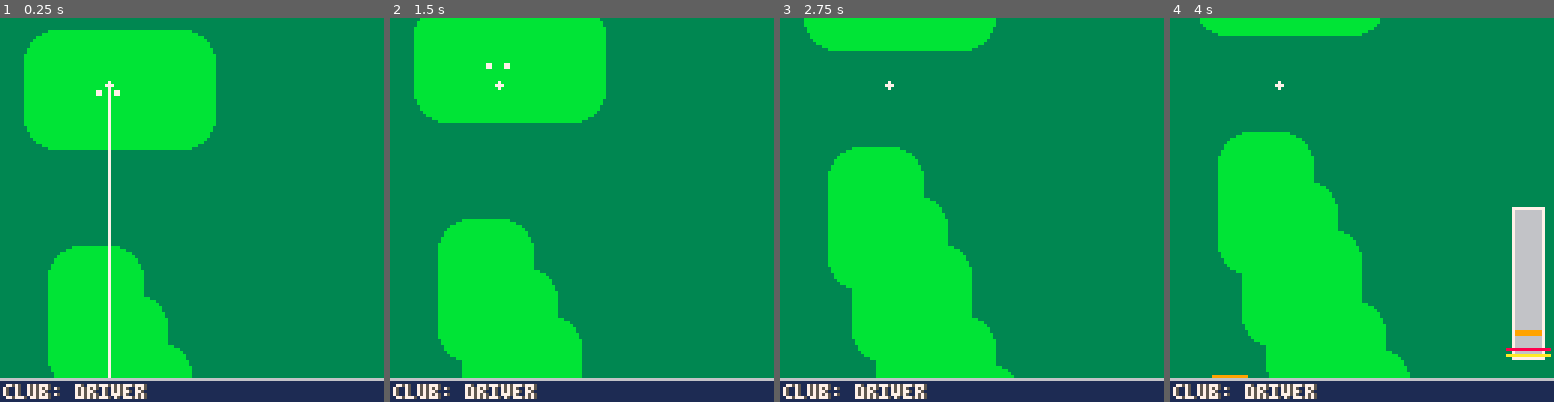
Above: before the commit, frames 1-4 (left to right).
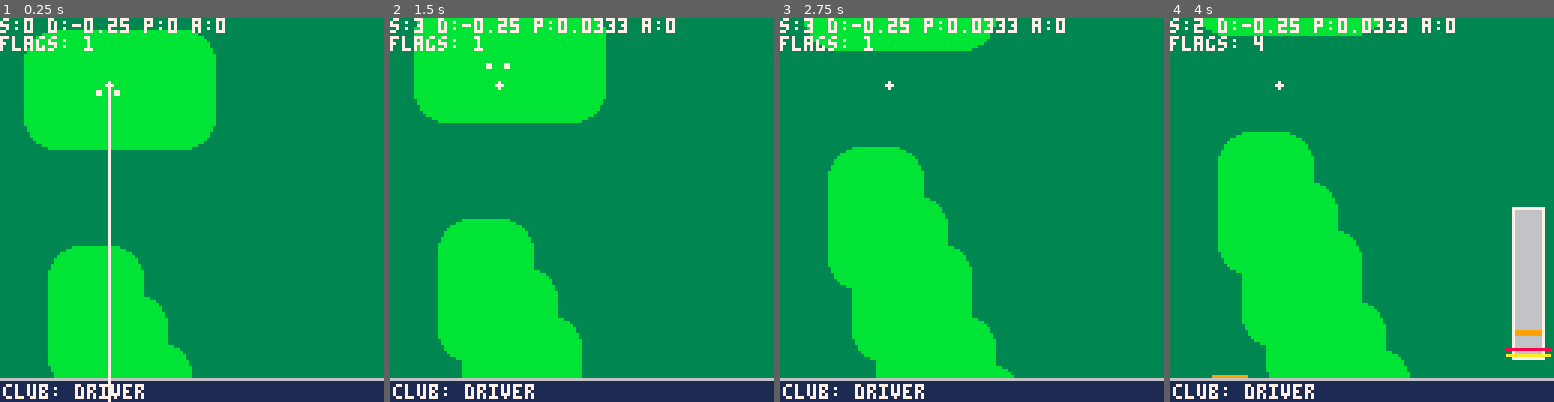
Above: after the commit, the same moments.

Repository: sthilaid/pico-8-carts
Game: PICO-8 cartridge golf.p8
Same seed, same stepped clock (60 frames per second), same inputs: the game is played once before the commit and once after it.
Inputs:
- Up to frame 1 (0.25 s): no input
- Up to frame 2 (1.5 s): tap X (X key) at 0.33, 1.07 s; tap O (Z key) at 0.7 s
- Up to frame 3 (2.75 s): hold Right 1.6-2.1 s; tap O (Z key) at 1.7, 2.1, 2.5 s; tap X (X key) at 1.85 s; hold Up 2.15-2.42 s; hold Right from 2.47 s (still down)
- Up to frame 4 (4 s): tap O (Z key) at 2.9, 3.3, 3.7 s; tap X (X key) at 2.97 s; release Right at 3.03 s; hold Left 3.08-3.58 s; hold Down 3.63-3.97 s

The runs differ from the first frame. In frame 1, 1.6% of the frame differs, in the area x 0-59%, y 0-100%; in frame 2, 1.8%; in frame 3, 1.8%; in frame 4, 1.8%, in the area x 0-75%, y 0-100%.

Commit message:
implemented oob state in golf

Diff:
--- a/golf.p8
+++ b/golf.p8
@@ -11,11 +11,17 @@
 btn_o       = 4
 btn_x       = 5
 
-flag_green  = 0
+flag_fairway= 0
 flag_sand   = 1
 flag_turf   = 2
 flag_start  = 6
 flag_hole   = 7
+
+state_idle              = 0
+state_swing_power       = 1
+state_swing_accuracy    = 2
+state_swing_action      = 3
+state_oob               = 4
 
 g_gravity               = -9.8
 g_aim_rot_accel         = 0.1
@@ -59,6 +65,8 @@
 
 g_ball_x, g_ball_y, g_ball_z    = 0,0,0
 g_ball_vx, g_ball_vy, g_ball_vz = 0,0,0
+g_ball_takeoff_x, g_ball_takeoff_y = 0,0
+g_ball_ground_flags = 1 << flag_fairway
 
 g_frame_offset_x = 0
 g_frame_offset_y = 0
@@ -107,6 +115,7 @@
 
    update_state_transitions()
    update_state(dt)
+   g_stateTime += dt
 end
 
 function _draw()
@@ -121,11 +130,6 @@
 -->8
 -- input & states
 
-state_idle              = 0
-state_swing_power       = 1
-state_swing_accuracy    = 2
-state_swing_action      = 3
-
 function calcSwingPower()
    if (g_clubs[g_club_index].powerTarget < 0) return g_swing_power
 
@@ -143,7 +147,7 @@
    local total_range = g_swing_power - (target + range)
    local outrangeRatio = clamp(0,1,invlerp(0, total_range, abs(delta) - range))
    local precisionAnglePenality = lerp(0.001, 0.125, outrangeRatio)
-   local precisionDir = (rnd() > 0.5 and 1) or -1
+   local precisionDir = sgn(delta) -- (rnd() > 0.5 and 1) or -1
    local finalAngle = standardize_angle(g_aim_angle + precisionDir * precisionAnglePenality)
    -- print(g_swing_accuracy,0,40)
    -- print(outrangeRatio)
@@ -153,13 +157,27 @@
    return finalAngle
 end
 
+function get_ball_flags()
+   local px,py = g_ball_x * g_course.worldPixelRatio, g_ball_y * g_course.worldPixelRatio
+   local mx,my = g_course.x0 + px \ 8, g_course.y0 + py \ 8
+   local isOOB = (mx < g_course.x0) or (mx > g_course.x0+g_course.w) or (my < g_course.y0) or (my > g_course.y0+g_course.w)
+   if (isOOB) return 0
+   return fget(mget(mx,my))
+end
+
 function transitionTo(newstate)
+   local prevState = g_state
    g_state = newstate
    g_stateTime = 0
 
    -- on enter state
    if newstate == state_idle then
       g_swing_power, g_swing_accuracy = 0,0
+
+      if prevState == state_oob then
+         g_ball_x, g_ball_y = g_ball_takeoff_x, g_ball_takeoff_y
+         g_aim_angle = -0.25
+      end
 
    elseif newstate == state_swing_accuracy then
       g_swing_accuracy = g_swing_power
@@ -175,6 +193,7 @@
       local speed       = dist / airTime
       g_ball_vx, g_ball_vy = speed * cos(shotAngle), speed * sin(shotAngle)
       g_ball_vz         = sqrt(-2*height*g_gravity)
+      g_ball_takeoff_x, g_ball_takeoff_y = g_ball_x, g_ball_y
       -- print("pos: "..g_ball_x..","..g_ball_y..","..g_ball_z)
       -- print("vel: "..g_ball_vx..","..g_ball_vy..","..g_ball_vz)
       --print("powerRatio:"..powerRatio,0,4)
@@ -196,6 +215,8 @@
       if btn(btn_x) then
          transitionTo(state_swing_action)
       end
+   elseif g_state == state_oob then
+      if (g_stateTime > 3) transitionTo(state_idle)
    end
 end
 
@@ -230,7 +251,10 @@
       if g_ball_z < 0 then
          g_ball_z = 0
          g_ball_vx, g_ball_vy, g_ball_vz = 0,0,0 -- no bounces for now
-         transitionTo(state_idle)
+         g_ball_ground_flags = get_ball_flags()
+         if g_ball_ground_flags == 0 then   transitionTo(state_oob)
+         else                               transitionTo(state_idle)
+         end
       else
          g_ball_vz = g_ball_vz + g_gravity * dt
       end
@@ -270,13 +294,27 @@
    circfill(ballx, bally, ballr, 7)
 end
 
+function drawClubHud()
+   line(0,120,127,120,6)
+   rectfill(0,121,127,127,14)
+   local clubstr = "club: "..g_clubs[g_club_index].name
+   color(5)
+   -- print(clubstr,2,122)
+   color(7)
+   print(clubstr,1,122)
+end
+function drawAimHud()
+   local pixeldist = g_clubs[g_club_index].maxdist * g_course.worldPixelRatio * g_zoom_ratio
+   local ballx, bally = worldToPixel(g_ball_x, g_ball_y)
+   local x0,y0 = ballx, bally
+   local x1,y1 = x0 + cos(g_aim_angle) * pixeldist, y0 + sin(g_aim_angle) * pixeldist
+   line(x0,y0, x1,y1, 7)
+end
 function drawhud()
+   drawClubHud()
+
    if g_state == state_idle then
-      local pixeldist = g_clubs[g_club_index].maxdist * g_course.worldPixelRatio * g_zoom_ratio
-      local ballx, bally = worldToPixel(g_ball_x, g_ball_y)
-      local x0,y0 = ballx, bally
-      local x1,y1 = x0 + cos(g_aim_angle) * pixeldist, y0 + sin(g_aim_angle) * pixeldist
-      line(x0,y0, x1,y1, 7)
+      drawAimHud()
 
    elseif g_state == state_swing_power or g_state == state_swing_accuracy then
       local x0,y0,w,h = 115,64,8,48
@@ -309,20 +347,18 @@
          local accuracyRatio = 1.0 - g_swing_accuracy
          line(x0-currentPad,y0+h*accuracyRatio,x0+w+currentPad,y0+h*accuracyRatio,10)
       end
+   elseif g_state == state_oob then
+      color(7)
+      print("o.o.b.", 64,64)
    end
 end
 
 function drawdebug()
-   color(7)
-   -- print("s:"..g_state.." d:"..g_aim_angle.." p:"..g_swing_power.." a:"..g_swing_accuracy)
+   cursor(0,0,7)
+   print("s:"..g_state.." d:"..g_aim_angle.." p:"..g_swing_power.." a:"..g_swing_accuracy)
    -- print("pos: "..format(g_ball_x)..","..format(g_ball_y)..","..format(g_ball_z))
    -- print("vel: "..format(g_ball_vx)..","..format(g_ball_vy)..","..format(g_ball_vz))
-   line(0,120,127,120,6)
-   rectfill(0,121,127,127,14)
-   color(5)
-   print("club: "..g_clubs[g_club_index].name,2,122)
-   color(7)
-   print("club: "..g_clubs[g_club_index].name,1,122)
+   print("flags: "..g_ball_ground_flags)
 end
 
 -->8
@@ -388,12 +424,12 @@
 bbbbbbbbbb333bbbb3333333bbbbbb3333bbbbbb3333333b00000000399aaaaa3333339999333333aaaaaa93aaaaaaaa00000000000000000000000000000000
 bbbbbbbbbbbbbbbbb3333333bbbbbbbbbbbbbbbb3333333b0000000039aaaaaa3333333333333333aaaaaa93aaaaaaaa00000000000000000000000000000000
 00000000000000000000000000000000000000000000000000000000000000000000000000000000000000000000000000000000000000000000000000000000
-00000000000000000000000000000000000000000000000000000000000000000000000000000000000000000000000000000000000000000000000000000000
-00000000000000000000000000000000000000000000000000000000000000000000000000000000000000000000000000000000000000000000000000000000
-00000000000000000000000000000000000000000000000000000000000000000000000000000000000000000000000000000000000000000000000000000000
-00000000000000000000000000000000000000000000000000000000000000000000000000000000000000000000000000000000000000000000000000000000
-00000000000000000000000000000000000000000000000000000000000000000000000000000000000000000000000000000000000000000000000000000000
-00000000000000000000000000000000000000000000000000000000000000000000000000000000000000000000000000000000000000000000000000000000
+00000000000030000003003003000300000000000000000000000000000000000000000000000000000000000000000000000000000000000000000000000000
+03003000000303000030030000303000000000000000000000000000000000000000000000000000000000000000000000000000000000000000000000000000
+00300300003000300300300000030000000000000000000000000000000000000000000000000000000000000000000000000000000000000000000000000000
+00030030000030000030030003000300000000000000000000000000000000000000000000000000000000000000000000000000000000000000000000000000
+00300300000303000003003000303000000000000000000000000000000000000000000000000000000000000000000000000000000000000000000000000000
+03003000003000300000000000030000000000000000000000000000000000000000000000000000000000000000000000000000000000000000000000000000
 00000000000000000000000000000000000000000000000000000000000000000000000000000000000000000000000000000000000000000000000000000000
 00000000000000000000000000000000000000000000000000000000000000000000000000000000000000000000000000000000000000000000000000000000
 00000000000000000000000000000000000000000000000000000000000000000000000000000000000000000000000000000000000000000000000000000000
